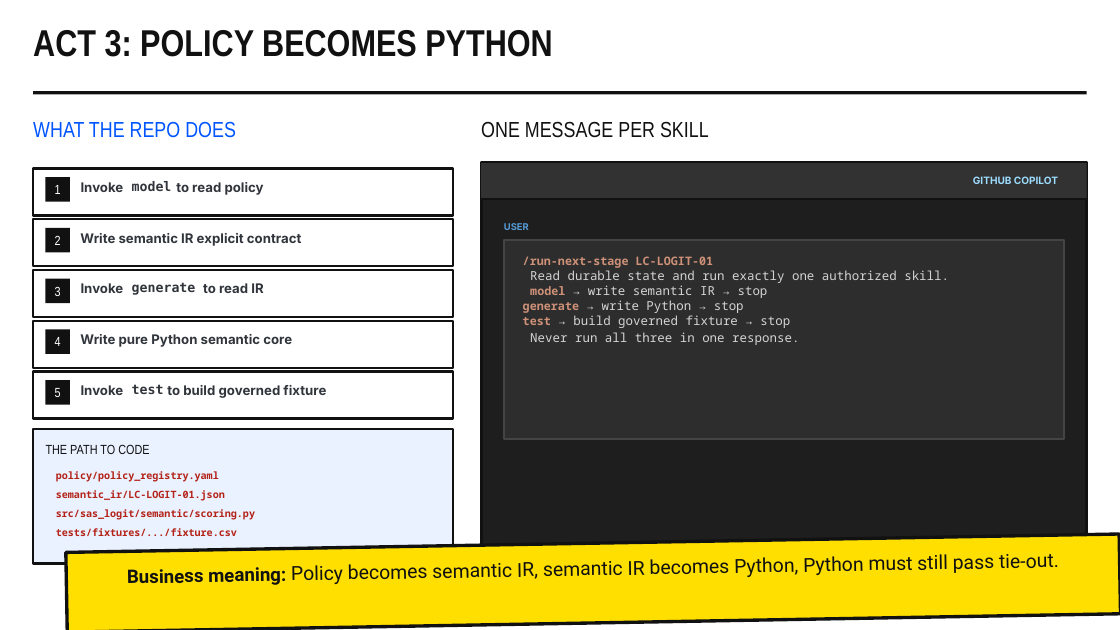
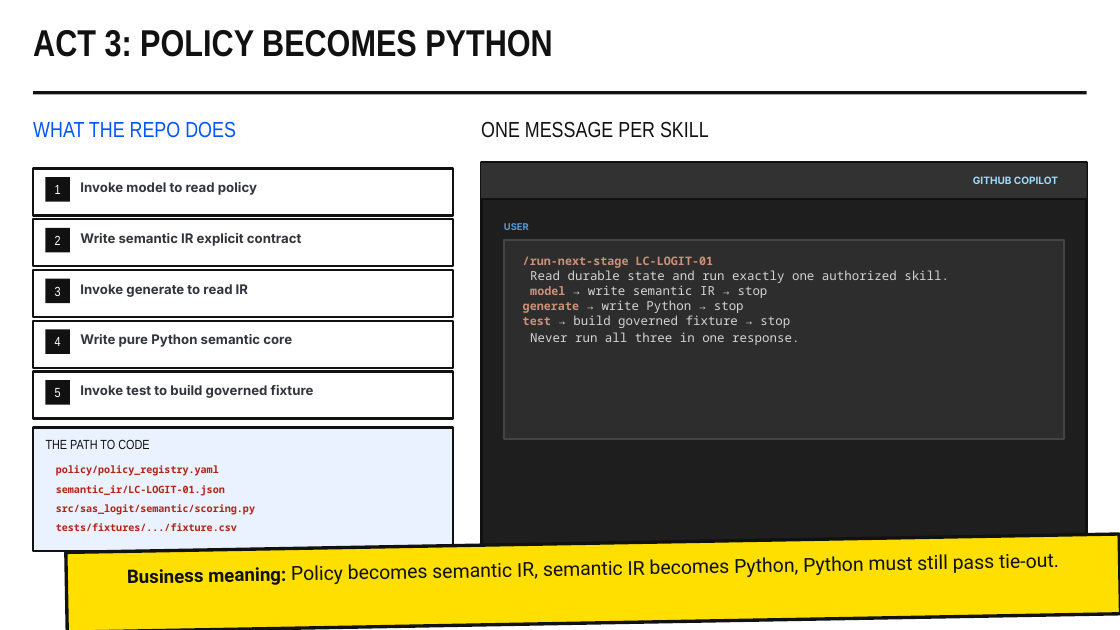
Before and after one commit to keshavnath1/Agent-mastery, a slide deck: slide 16 of Learning_series_copilot_sas_python.pptx (slide 15 before the commit). Drawn at 1120x630 pixels with LibreOffice and Linux fonts; fonts in the diff are those of the drawing; background and template pictures are left out. Boxes give left, top, right and bottom in pixels: in the first picture for what was removed or moved away, otherwise in the second. Text is boxed around its words. In the diff, an @@ line names an element or a change of style, - is before the commit and + after.

```diff
--- a/Learning_series_copilot_sas_python.pptx
+++ b/Learning_series_copilot_sas_python.pptx
@@ text at [80,182,257,195]: text changed @@
-to read policy
+Invoke model to read policy
@@ text removed at [132,181,172,191] @@
-model
@@ text at [80,284,248,297]: text changed @@
-to read IR
+Invoke generate to read IR
@@ text removed at [132,282,196,295] @@
-generate
@@ text at [80,385,314,398]: text changed @@
-to build governed fixture
+Invoke test to build governed fixture
@@ text removed at [81,385,124,395] @@
-Invoke
@@ text removed at [132,384,164,394] @@
-test
@@ rectangle: place and size @@
-rectangle at [34,429,454,563]
+rectangle at [34,428,454,552]
@@ 5 texts: place and size @@
-5 texts at [46,444,255,536]
+5 texts at [46,439,255,531]
```
Also in this commit, not shown: 1 slide added, 1 slide removed.
